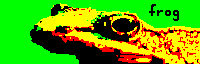
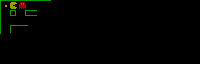
Comparing the layer stacks of the two 200×64 images. Changes:
showed "pacman.jpg", painted on it over [0, 0, 200, 64]
hid "forg.jpg", painted on it over [0, 0, 200, 64]
